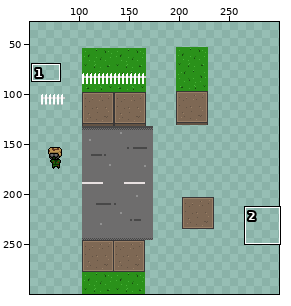
Pixel-art file -- project/assets/wip/scratchwork.ase. The first picture is a wide view before the edit; the outline marks the close-up.
Close-up. Before:
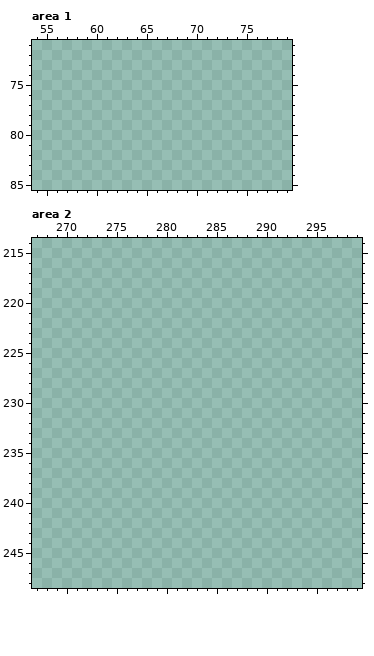
300x300 pixels, 1 frame. Colours within 5 levels of each other are drawn and written as one. Shown: area 1: x 54..79, y 71..85; area 2: x 267..299, y 214..248. The wide view leaves out empty margins. The commit also changed other parts of the picture, which this record leaves out.
The result:
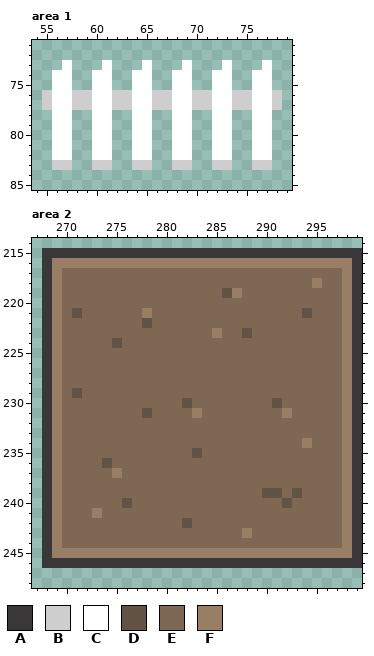
Palette (. is transparent): A #393737  B #cecece  C #ffffff  D #635344  E #7e6854  F #987e65
From old to new:
Changed rows in their new state; - is an unchanged pixel.
Area 1:
first column x 55:
73 --C---C---C---C---C---C-
74 -CC--CC--CC--CC--CC--CC-
75 -CC--CC--CC--CC--CC--CC-
76 BCCBBCCBBCCBBCCBBCCBBCCB
77 BCCBBCCBBCCBBCCBBCCBBCCB
78 -CC--CC--CC--CC--CC--CC-
79 -CC--CC--CC--CC--CC--CC-
80 -CC--CC--CC--CC--CC--CC-
81 -CC--CC--CC--CC--CC--CC-
82 -CC--CC--CC--CC--CC--CC-
83 -BB--BB--BB--BB--BB--BB-
Area 2:
first column x 268:
215 AAAAAAAAAAAAAAAAAAAAAAAAAAAAAAAA
216 AFFFFFFFFFFFFFFFFFFFFFFFFFFFFFFA
217 AFEEEEEEEEEEEEEEEEEEEEEEEEEEEEFA
218 AFEEEEEEEEEEEEEEEEEEEEEEEEEFEEFA
219 AFEEEEEEEEEEEEEEEEDFEEEEEEEEEEFA
220 AFEEEEEEEEEEEEEEEEEEEEEEEEEEEEFA
221 AFEDEEEEEEFEEEEEEEEEEEEEEEDEEEFA
222 AFEEEEEEEEDEEEEEEEEEEEEEEEEEEEFA
223 AFEEEEEEEEEEEEEEEFEEDEEEEEEEEEFA
224 AFEEEEEDEEEEEEEEEEEEEEEEEEEEEEFA
225 AFEEEEEEEEEEEEEEEEEEEEEEEEEEEEFA
226 AFEEEEEEEEEEEEEEEEEEEEEEEEEEEEFA
227 AFEEEEEEEEEEEEEEEEEEEEEEEEEEEEFA
228 AFEEEEEEEEEEEEEEEEEEEEEEEEEEEEFA
229 AFEDEEEEEEEEEEEEEEEEEEEEEEEEEEFA
230 AFEEEEEEEEEEEEDEEEEEEEEDEEEEEEFA
231 AFEEEEEEEEDEEEEFEEEEEEEEFEEEEEFA
232 AFEEEEEEEEEEEEEEEEEEEEEEEEEEEEFA
233 AFEEEEEEEEEEEEEEEEEEEEEEEEEEEEFA
234 AFEEEEEEEEEEEEEEEEEEEEEEEEFEEEFA
235 AFEEEEEEEEEEEEEDEEEEEEEEEEEEEEFA
236 AFEEEEDEEEEEEEEEEEEEEEEEEEEEEEFA
237 AFEEEEEFEEEEEEEEEEEEEEEEEEEEEEFA
238 AFEEEEEEEEEEEEEEEEEEEEEEEEEEEEFA
239 AFEEEEEEEEEEEEEEEEEEEEDDEDEEEEFA
240 AFEEEEEEDEEEEEEEEEEEEEEEDEEEEEFA
241 AFEEEFEEEEEEEEEEEEEEEEEEEEEEEEFA
242 AFEEEEEEEEEEEEDEEEEEEEEEEEEEEEFA
243 AFEEEEEEEEEEEEEEEEEEFEEEEEEEEEFA
244 AFEEEEEEEEEEEEEEEEEEEEEEEEEEEEFA
245 AFFFFFFFFFFFFFFFFFFFFFFFFFFFFFFA
246 AAAAAAAAAAAAAAAAAAAAAAAAAAAAAAAA
Boxes around the changes in both close-ups, in picture pixels (x1, y1, x2, y2):
added: (42, 60, 282, 170)
added: (42, 248, 362, 568)
